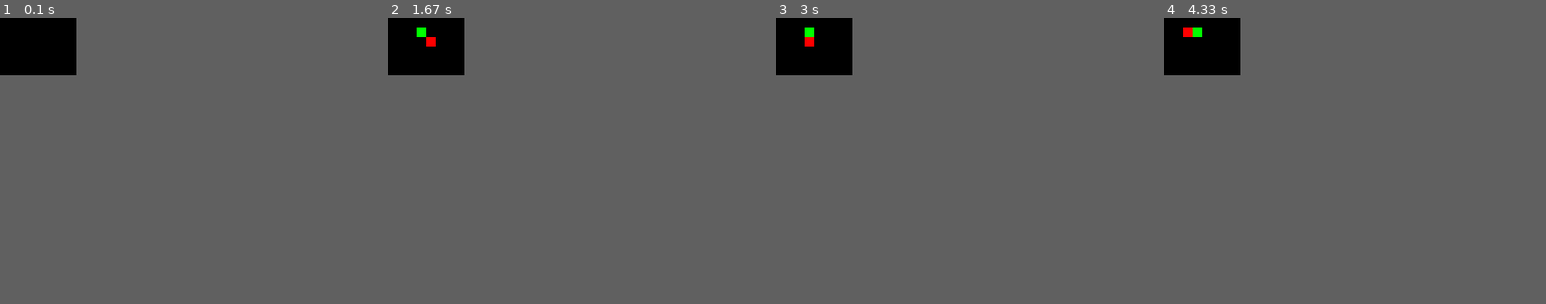
Above: before the commit, frames 1-4 (left to right).
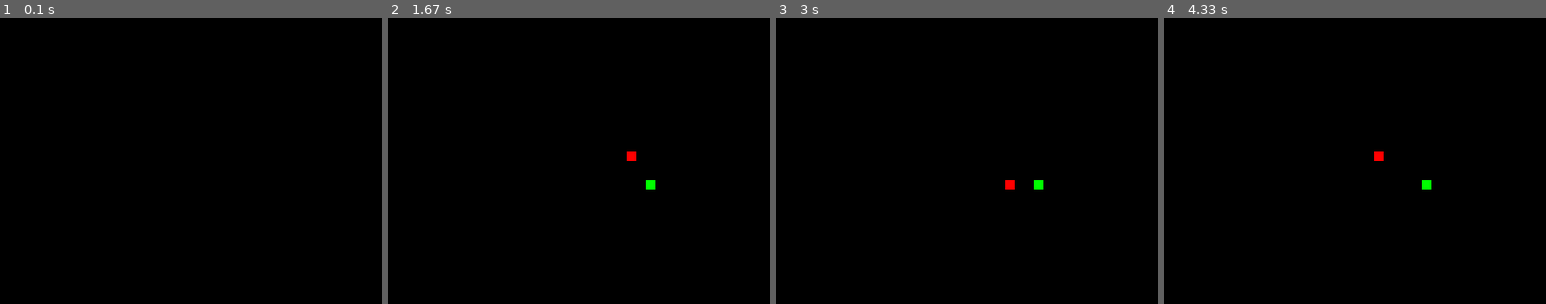
Above: after the commit, the same moments.

Repository: gentimouton/swarch
Game: pygame game, started from solo/snake.py
The game is run twice, just before and just after one commit, with the same random seed, the same clock (stepped at 60 frames per second) and the same inputs.
Inputs:
- Up to frame 1 (0.1 s): no input
- Up to frame 2 (1.67 s): hold Right 0.33-0.8 s; hold Up 0.83-1.27 s; hold Right from 1.3 s (still down)
- Up to frame 3 (3 s): release Right at 1.8 s; hold Left 1.83-2.37 s; hold Down 2.4-2.95 s; hold Left from 2.98 s (still down)
- Up to frame 4 (4.33 s): release Left at 3.53 s; hold Up 3.57-4.12 s; hold Right from 4.15 s (still down)
In our replay, the window is 80x60 before the commit and 400x300 after it. These sizes can differ from the game's own. Grey fills any space a smaller window leaves; there, only what the larger window draws over its background counts as a difference.

The runs differ from the first frame. In frame 1, only the window size differs. In frame 2, 0.3% of the frame differs, in the area x 7-70%, y 3-60%; in frame 3, 0.3%; in frame 4, 0.3%.

Commit message:
fixed solo snake bug

Diff:
--- a/solo/snake.py
+++ b/solo/snake.py
@@ -6,19 +6,17 @@
 
 
 pygame.init()
-screen = pygame.display.set_mode((80, 60))
+screen = pygame.display.set_mode((400, 300))
 screen.fill((0, 0, 0))  # black
 
-#pellet = pygame.Rect(randint(0, 39) * 10, randint(0, 29) * 10, 10, 10)
-#myboxes = deque([pygame.Rect(200, 150, 10, 10)])  # start: middle of the screen
-pellet = pygame.Rect(randint(0, 3) * 10, randint(0, 2) * 10, 10, 10)
-myboxes = deque([pygame.Rect(40, 30, 10, 10)])  # start: middle of the screen
+pellet = pygame.Rect(randint(0, 39) * 10, randint(0, 29) * 10, 10, 10)
+myboxes = deque([pygame.Rect(200, 150, 10, 10)])  # start: middle of the screen
 dx, dy = 0, 10  # start direction: down
 
 clock = pygame.time.Clock()
 
 while True:
-    clock.tick(1)  # frames per second
+    clock.tick(5)  # frames per second
 
     for event in pygame.event.get():  # inputs
         if event.type == QUIT:
@@ -36,11 +34,11 @@
             elif key == K_RIGHT:
                 dx, dy = 10, 0
 
-    headbox = myboxes[0].copy()
+    headbox = myboxes[-1].copy()
     headbox.move_ip(dx, dy)  # move head
     myboxes.append(headbox)
     if headbox.colliderect(pellet):  # ate pellet: place new pellet
-        pellet = pygame.Rect(randint(0, 390), randint(0, 290), 10, 10)
+        pellet = pygame.Rect(randint(0, 39) * 10, randint(0, 29) * 10, 10, 10)
     else:  # no collision: remove last box
         myboxes.popleft()
 
